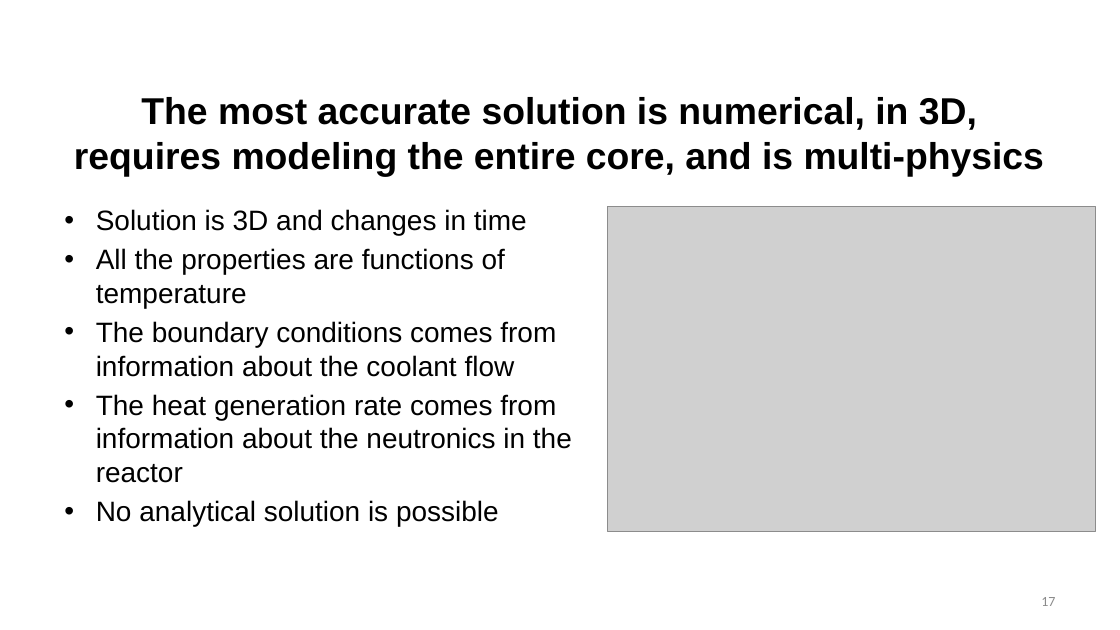
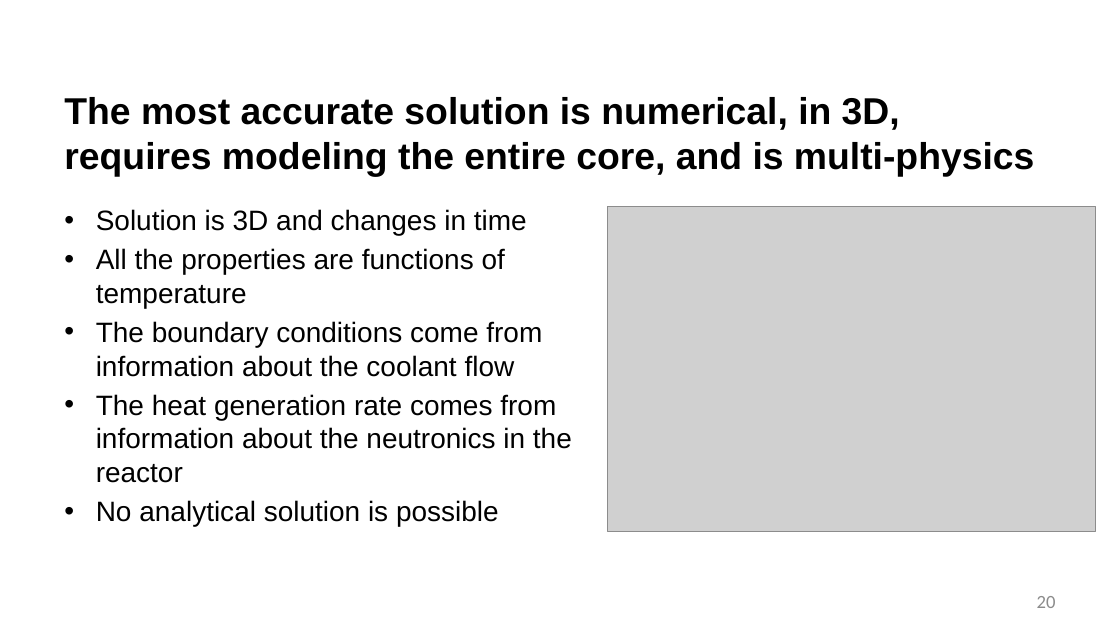
Before and after one commit to benbeeler/TEACHING, a slide deck: slide 20 of Nuclear_Fuel_Performance/NE533_Spring2026/Module1/Lec4_thermal_limits_kth_numerics.pptx (slide 17 before the commit). Drawn at 1120x630 pixels with LibreOffice and Linux fonts; fonts in the diff are those of the drawing; grey boxes stand for pictures; background and template pictures are left out. Boxes give left, top, right and bottom in pixels: in the first picture for what was removed or moved away, otherwise in the second. Text is boxed around its words. In the diff, an @@ line names an element or a change of style, - is before the commit and + after.

```diff
--- a/Nuclear_Fuel_Performance/NE533_Spring2026/Module1/Lec4_thermal_limits_kth_numerics.pptx
+++ b/Nuclear_Fuel_Performance/NE533_Spring2026/Module1/Lec4_thermal_limits_kth_numerics.pptx
@@ title "The most accurate solution is ..." at (64, 97, 1034, 176): alignment centre to left @@
@@ text at (96, 321, 542, 377): text changed @@
-• The boundary conditions comes from information about the coolant flow
+• The boundary conditions come from information about the coolant flow
@@ page number at (1037, 596, 1056, 608): text changed; size 12 to 16 pt @@
-17
+20
```
Also in this commit, not shown: 23 other slides changed, 4 slides added, 13 slides removed, 4 other files.
